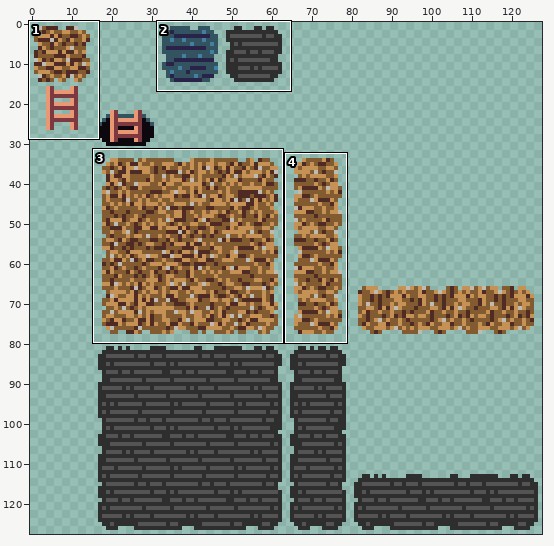
Edited in one commit: sprite sheet (gfx/tileset.png). The first picture is a wide view before the edit; the outline marks the close-up.
Close-up. First the earlier version:
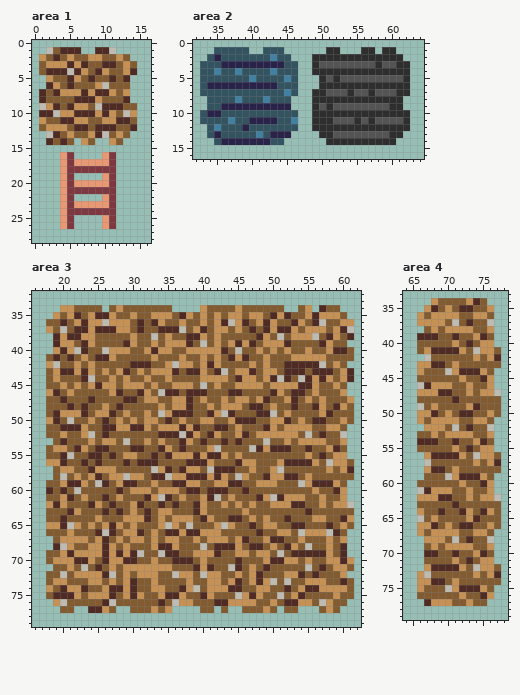
The file is 128x128 pixels. Shown: area 1: x 0..16, y 0..28; area 2: x 32..64, y 0..16; area 3: x 16..62, y 32..79; area 4: x 64..78, y 33..79. The commit also changed other parts of the picture, which this record leaves out.
The result:
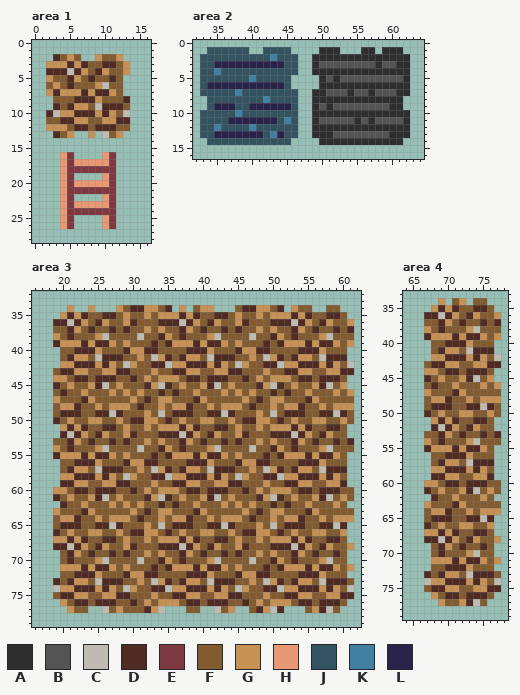
Palette (. is transparent): A #2e2e2e  B #545454  C #bebbb2  D #4f2b24  E #7d3840  F #825b31  G #c59154  H #e89973  J #32535f  K #4180a0  L #2a2349
From old to new:
Changed rows in their new state; - is an unchanged pixel.
Area 1:
first column x 1:
 1 -.....--...---
 2 ..----..----.-
 3 .------------.
 4 .------------.
 5 ------------.-
 6 -F----------.-
 7 .G----------.-
 8 ..------------
 9 ..-----------.
10 .------------.
11 .------------.
12 .------------.
13 -.---..-.---.-
14 -....-..--..--
Area 2:
first column x 33:
 1 -J----------J----A----------A-
 2 J-J----------J---------------A
 3 --L---------------------------
 4 -----J----J-------------------
 5 ------------J.----------------
 6 -----------L-.----------------
 7 -----K------J-----------------
 8 -----J-------J----------------
 9 --L--JJ------J----------------
10 -JJ--K------------------------
11 ----LLL-----KJ---BB-----------
12 J-----JK----------------------
13 J--LLLLLL-K-JJ--A------------A
14 -J-JJJJJJJ--J----A----------A-
Area 3:
first column x 18:
34 --.-..G.-.--DDGG-D-G-F-G...FDDGG-D-G-F-.----
35 -.GDGDFF-D-GF-GF--G--DF-DDF--F--G-GDGDFFDD--
36 .D-CDGFDGFF-DF-FDDDCDGFD-FF---FFDDDCDGFDG-F-
37 .-FDGFDFF-FD-FG-GFFDGF--FD-D-FGF-FFDGFDF-DFD
38 -GF-FFFGC---FC-FD--DFFFGC----CFFDG-DFFFGCF-F
39 ----G--DDG-GF--D-D--GDGDDGFGFF-DFDGGGDG-DG-G
40 -.FFD-DGFFFDGGD-FF--DDD-FF-DGGDDF-F-DDDGFFF.
41 ..--G--C-DD--G-CGD-DGGFCDD-FFG-CGD-D--FCDDD.
42 ..GGDDDGDG-CGFFDDCG-DDDGDG-CGF-DDCGG---GD--C
43 .F---GF--GD--F--FF-DGGF-GGDDFF--F---GGFFGGD-
44 .-G-D-FDDD-FD---G-G-DDFDDD-FDFGFGGG-D-F-DDF.
45 .DFGF---CFGFFFD-CDF-F-GDC-GFFFDGCDF-FF-DCFG-
46 .FDF-G----FG-GF-DF--FGF--GFG-G---FDFFGF--GFG
47 .GF--DG----FG-DFGGFFFD---F-F--DFGGFF-DGF---F
48 .-GGDF-GFGGG-D----------------F---GGD-F--G-G
49 .FDDDF-DDCDF-----F------D-----GF--DDD--D-CD-
50 .--G---GF---DD-------------F--GGFDFGF-GG----
51 ..G-GD----F-FF----------------GF-G-D-D--DD--
52 ..DCD-FDG--GD-----------------FFDDDCDG--G-F-
53 --FDG-D-FD-D------------------GFG-FD-FDF-DFD
54 .-FDFF-GC---FC----------------FF-GFD-F-GCF-F
55 .DGGGDG-DG--F------------------D-DGGGDG-D-F-
56 ..F-D-DG----GG----------------DD-FFF--DGFFF.
57 -.FDGGFCDDD--G-----------------C-D-DGG-CDDD.
58 -.GGDDDGD-F--F------------------DCGGDDDGDG-.
59 ..D-G--FGGD-F-----------------F-F-DDG-FFG-D-
60 .GG-DD-DDDF-DF----------------G-GGG-DDFDD-FF
61 .DFG-FGDC-------------------------F-F-GDC--F
62 ..D--GFF-G-GFG-------GF---------DFDFFG-F--F.
63 .G-FFDG-F-F-------------------D-GG----G-----
64 .-GGD----GG-FDF-----D-F--GGG-D-FG-GGD-F--GG-
65 .F-DD-FDDCD-F-G-CFDDD--DD-D--FGFC-D----D-CD.
66 .D----GGFFGFD-G---F-FF--F-G-DDGG-DFGFF--FFG-
67 -G-D-D-F-DFGFFGFG--DGD-FDD--F-GFGGGD-D--DDF-
68 --DCDGFDGF--D--F--DCDGFDGFF-DFF-DD-CDG-D--FG
69 ..F--FDFFDFDFFG-GFFDGFDFFD-DF--FGF--GF-FFDF-
70 ..FDFFFGCFFFFC-FDGF-F-FGC--F-C-F-GFD-F-GCFF.
71 -.G-GDG-D---FFFDFDGGG---DGFG-F---DGGGDG-D-FG
72 ..F-DDD-FF-DG-DD--FFDDD-F--DG--D--FF-D-G--F-
73 .DFDGGFCDDDFFG-CGD-D-G-CDDDF--FCGDFDG-FCDD--
74 .CG-D-DGDGFCG--DDCGGDDD-D-FCG-FDDCGGD---D-FC
75 .F---GFF-GDDFF-GFF-DGGFFGGDDFFFG-FDDGG--G-DD
76 -.G-DD-D-D--D-G-GGGFDD-D--FFDFG--GGFDD-DDD--
77 --.GFF..C-GF--D-C.--FF..C-G-.-D-CD..-FGDC---
Area 4:
first column x 66:
34 --.G.-G.F---
35 -.GD-DFFDDF-
36 .DDCD--D-F-G
37 .FFDGFDF-DFD
38 -GFDFFF-C-FF
39 .-GGG-GDDG-G
40 ..--DDDG-FF-
41 ..F-GGFCDDD.
42 -.GGDDDGDGFC
43 .F--G---GGDD
44 .GG-DDF--D--
45 .D-G---DCF--
46 .FDFFG-F-GFG
47 .-FFFDGF-FFF
48 .-GGDF-G-GGG
49 .-DDD--D-CD-
50 .DFGF-GG----
51 ..-D-D--DD--
52 -.DCDG--G-F-
53 .-FD-FDF-DFD
54 .GFD-F-GCF-F
55 .DGGGDG-D-F-
56 -.FF--DGFFF.
57 -.-DGG-CDDD.
58 -.GGDDDGDG-.
59 -.DDG-FFG-D-
60 .GG-DDFDD-FF
61 .-F-F-GDC--F
62 ..DFFG-F--F.
63 .G----G-----
64 .-GGD-F--G-G
65 .-DDD--D-CD.
66 .DFGF-GG---.
67 .G-D-D--DD--
68 -DDCDG--G-FG
69 -.FD-FDF-DF-
70 -.FD-F-GCF--
71 -.GGGDG-D-FG
72 -.FF--DGFFF.
73 .D-DGG-CDDDF
74 .CGGDDDGDG-C
75 .-DDG-FFG-DD
76 ..G-DDFDD-F-
77 -..-F-GDC---
Boxes around the changes in both close-ups, in picture pixels (x1, y1, x2, y2):
changed: (39, 47, 137, 145)
changed: (200, 47, 333, 145)
added: (396, 47, 410, 61)
added: (396, 131, 410, 145)
changed: (46, 305, 354, 613)
changed: (417, 298, 501, 606)
